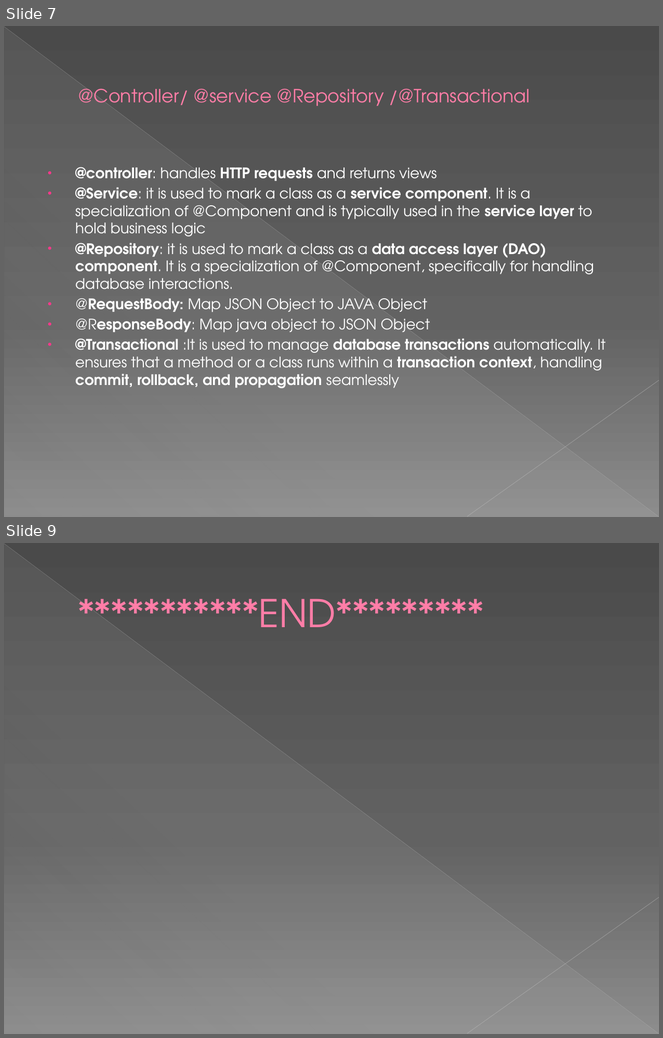
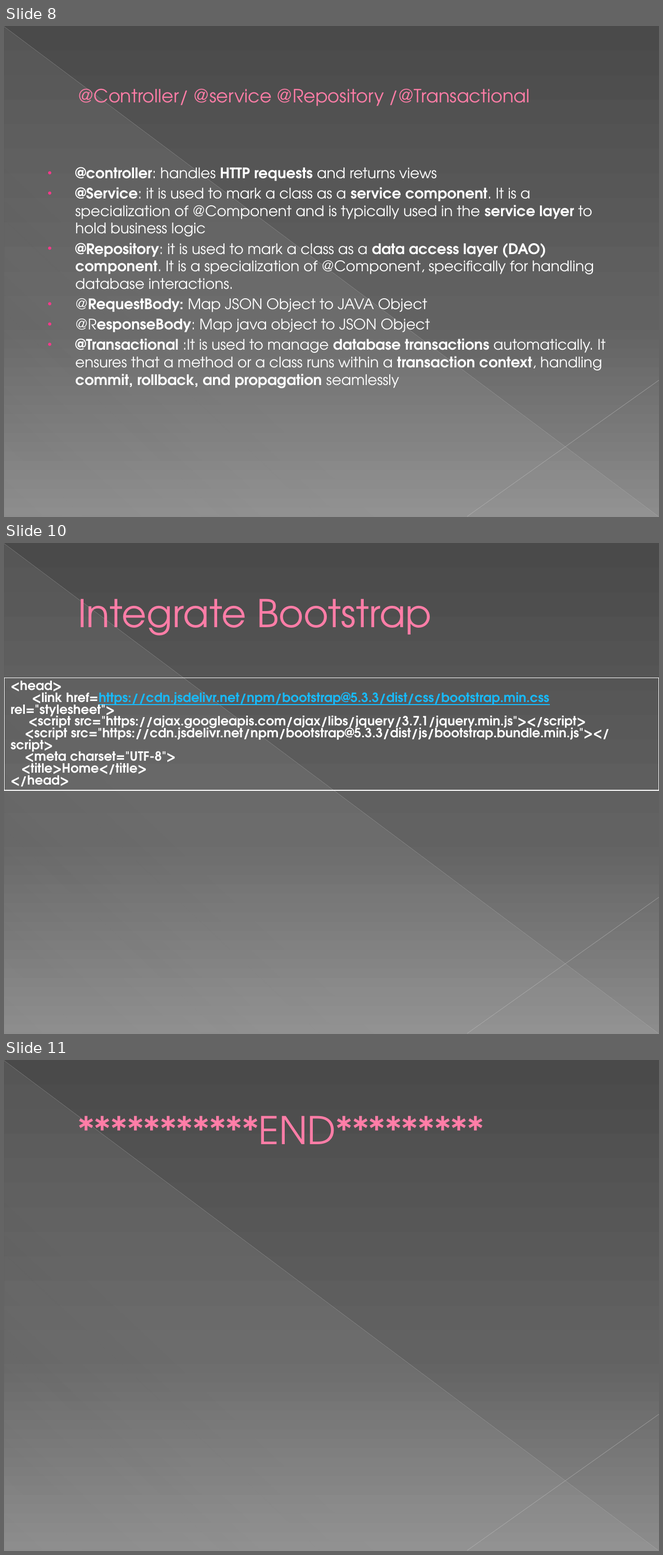
Before and after one commit to theavi/relocation_buddy, a slide deck: rlb.pptx. Shown one above the other, each under a label of ours: slides 7 and 9 before the commit, slides 8, 10 and 11 after it; the slides between them are not shown. The pictures are 663x1038 and 663x1555 pixels, drawn with LibreOffice and Linux fonts; fonts in the diff are those of the drawing. Boxes give left, top, right and bottom in pixels: in the first picture for what was removed or moved away, otherwise in the second. Text is boxed around its words. In the diff, an @@ line names an element or a change of style, - is before the commit and + after.

```diff
--- a/rlb.pptx
+++ b/rlb.pptx
@@ slide 10 added at (4, 543, 659, 1034), background gradient #4A4A4A to #626262 to #8C8C8C; not listed: 3 template elements that a slide beside it also shows @@
@@ title added at (78, 599, 431, 636), 42 pt, text #FF7DA7 @@
+Integrate Bootstrap
@@ table added at (4, 678, 659, 792), 1 rows, 1 columns @@
+<head> / <link href=https://cdn.jsdelivr.net/npm/bootstrap@5.3.3/dist/css/bootstrap.min.css rel="stylesheet"> / <script src="https://ajax.googleapis.com/ajax/libs/jquery/3.7.1/jquery.min.js"></script> / <script src="https://cdn.jsdelivr.net/npm/bootstrap@5.3.3/dist/js/bootstrap.bundle.min.js"></script> / <meta charset="UTF-8"> / <title>Home</title> / </head>
@@ what was slide 7 is now slide 8 @@
@@ what was slide 9 is now slide 11 @@
```
Also in this commit, not shown: 1 slide changed, 1 other slide added.
